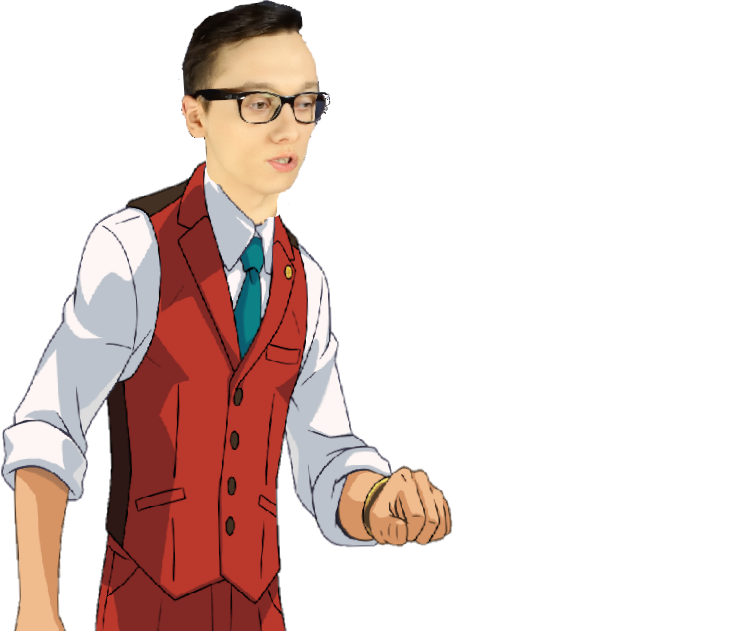
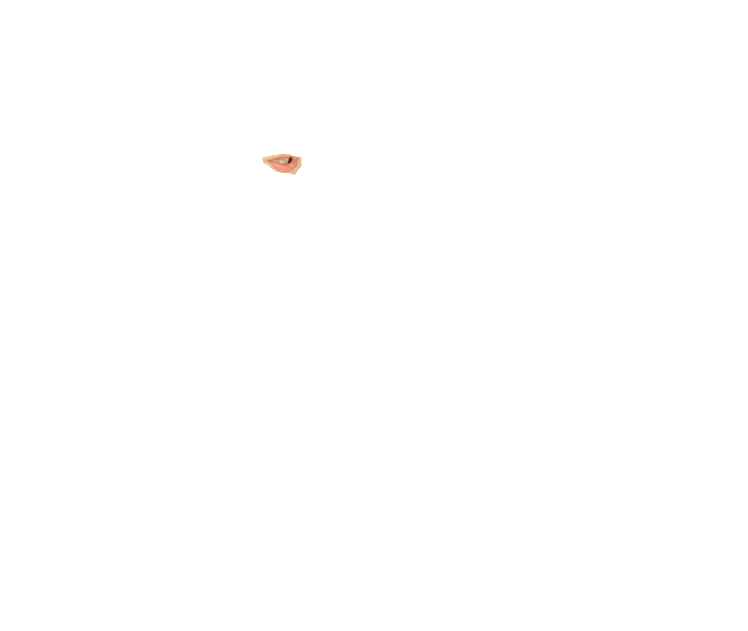
Comparing the layer stacks of the two 748x631 images. Changes:
hid "revo_suit_main.png" over 0, 159, 453, 631
moved "revo main 2.png" above "revo_head_main.png", painted on it over 178, 0, 331, 242
